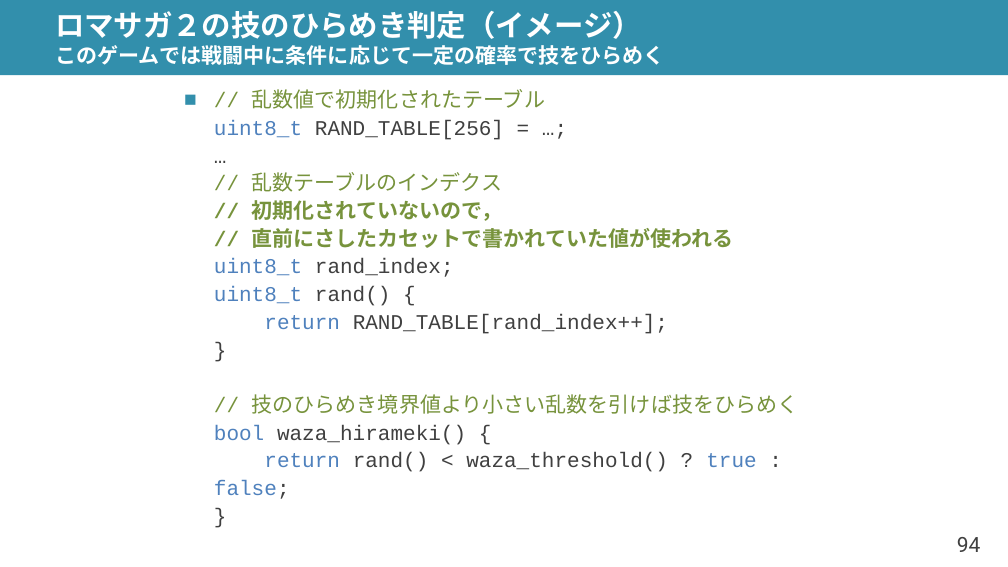
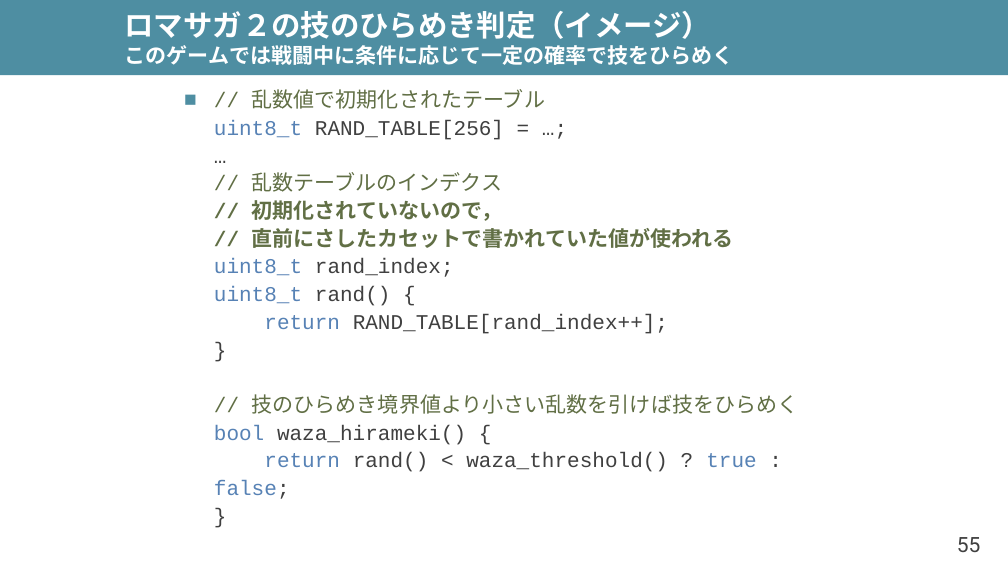
Before and after one commit to shioyadan/advanced-computer-organization, a slide deck: slide 55 of aco-shioya-07.pptx (slide 94 before the commit). Drawn at 1008x567 pixels with LibreOffice and Linux fonts; fonts in the diff are those of the drawing. Boxes give left, top, right and bottom in pixels: in the first picture for what was removed or moved away, otherwise in the second. Text is boxed around its words. In the diff, an @@ line names an element or a change of style, - is before the commit and + after.

```diff
--- a/aco-shioya-07.pptx
+++ b/aco-shioya-07.pptx
@@ rectangle at (0, 0, 1008, 75): fill #328FAC to #4E8EA2 @@
@@ title "ロマサガ２の技のひらめき判定（イメージ） このゲームでは戦闘中に条件に応じて一定の確率で技をひらめく": place and size @@
-title "ロマサガ２の技のひらめき判定（イメージ） このゲームでは戦闘中に条件に応じて一定の確率で技をひらめく" at (55, 11, 664, 65)
+title "ロマサガ２の技のひらめき判定（イメージ） このゲームでは戦闘中に条件に応じて一定の確率で技をひらめく" at (125, 11, 734, 65)
@@ text "// 乱数値で初期化されたテーブル uint8_t RAND_TABLE[256] = ..." at (214, 89, 798, 499): text colour #77933C to #616F45 in "// 乱数値で初期化されたテーブル // 乱数テーブルのインデクス // 初期化されていないので， // ..."; text colour #4F81BD to #5782B5 in "uint8_t uint8_t uint8_t return bool return true ..."; bullet colour #328FAC to #4E8EA2 @@
@@ page number at (957, 537, 981, 552): text changed @@
-94
+55
```
Also in this commit, not shown: 55 other slides changed, 31 slides added, 57 slides removed, 2 other files.
